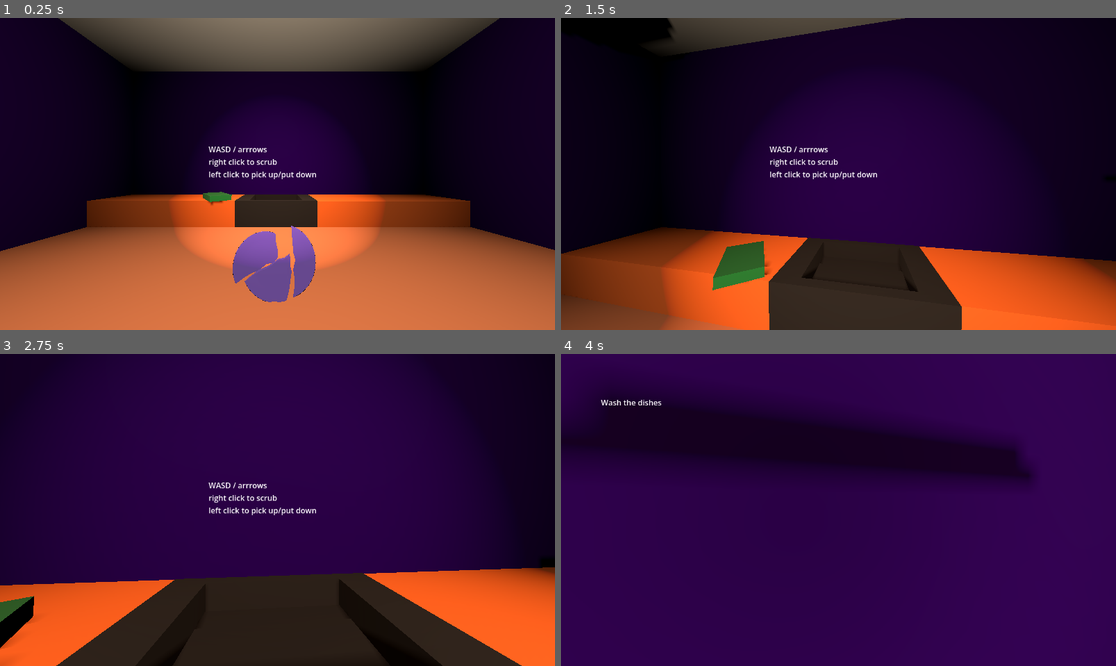
Above: before the commit, frames 1-4 (two rows, left to right).
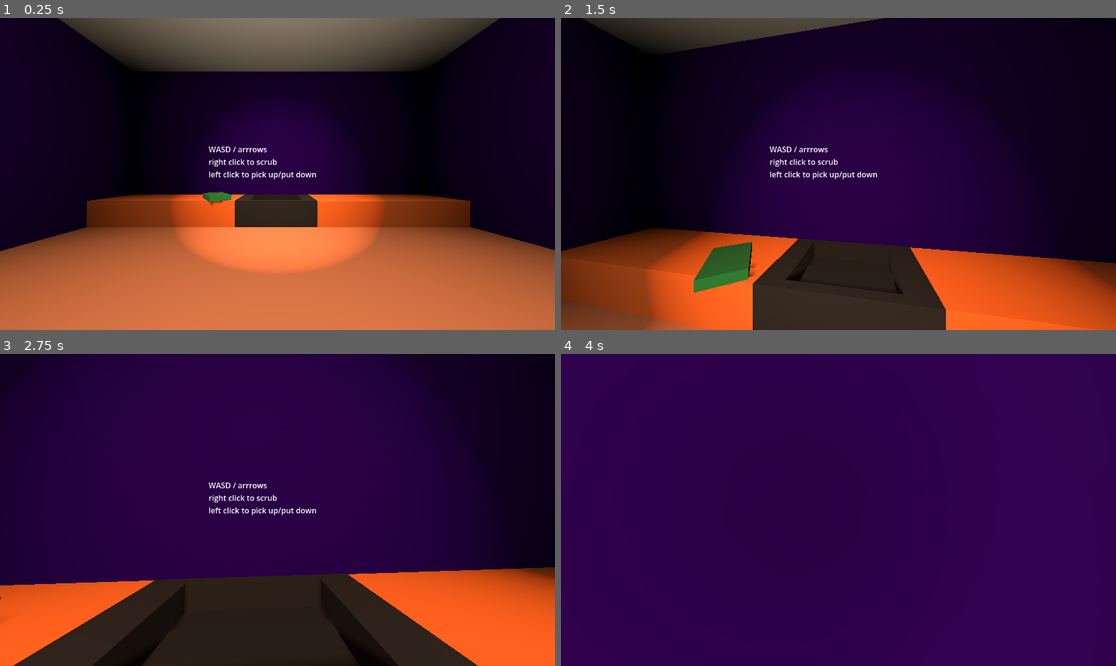
Above: after the commit, the same moments.

Repository: AKM372/STAR-Scholars-Project-2026
Game: Godot game, scene res://world.tscn
Two runs of this game, one before a commit and one after it. Both use one fixed random seed, a clock stepped at 60 frames per second and the inputs below. Sound files missing from this copy of the repository are replaced by a short silence.
Inputs (mouse positions are in pixels of both pictures, inside the frame that each line leads up to):
- Up to frame 1 (0.25 s): no input
- Up to frame 2 (1.5 s): tap Enter at 0.5, 1.25 s; move the mouse to (866, 174) at 0.52 s; hold T (testing) 0.53-1.28 s; hold Up (forward) from 0.53 s (still down); tap Space (jump) at 0.77 s; move the mouse to (810, 174) at 1.27 s; click (810, 174) at 1.35 s
- Up to frame 3 (2.75 s): keep holding Up (forward); tap Space (jump) at 1.52 s; tap T (testing) at 1.55, 2.3 s; tap Enter at 2 s; move the mouse to (288, 503) at 2.02 s; hold Right mouse button (scrub) from 2.03 s (still down)
- Up to frame 4 (4 s): keep holding Up (forward); tap Enter at 2.75 s; move the mouse to (832, 516) at 2.77 s; release Right mouse button (scrub) at 2.78 s; tap T (testing) at 2.85, 3.8 s; tap Space (jump) at 3.02, 3.77 s; move the mouse to (877, 513) at 3.52 s; hold F (throw) from 3.53 s (still down)

The runs differ from the first frame. In frame 1, 2.4% of the frame differs, in the area x 41-57%, y 66-92%; in frame 2, 6.4%; in frame 3, 6.1%; in frame 4, 12%, in the area x 0-85%, y 12-41%.

Commit message:
Sfx
I added voiceover sound effects that are supposed to tell the player what to do. i want the player to feel pressure from them. i also wanted my voice to sound disapproving. i modeled the voice lines to sound like things people have said to me about being non-binary and the way my friends have been recieved by society in their struggles with mental health

Diff:
--- a/plate_script.gd
+++ b/plate_script.gd
@@ -9,6 +9,7 @@
 @onready var outlineMesh: MeshInstance3D = $MeshInstance3D/outlineMesh
 var selected = false
 var outlineWidth = 0.05
+var held := false
 
 #for scrubbing
 var player
@@ -49,7 +50,7 @@
 
 func _process(delta):
 	#checks to see if the plate is being held
-	var held = (player.pickedObject == self)
+	held = (player.pickedObject == self)
 
 	#makes outline not visible when raycast is hitting the plate and it's not held
 	outlineMesh.visible = selected and not held
@@ -99,6 +100,8 @@
 		sponge_touching = false
 
 func _on_ground_detector_body_entered(body: Node3D) -> void:
+	if held:
+		return
 	if linear_velocity.length() > 1.0 and (body.is_in_group("world") or body.is_in_group("dish")):
 		impact_sound.play()
 	if linear_velocity.length() > break_velocity_threshold and (body.is_in_group("world")):
--- a/player.gd
+++ b/player.gd
@@ -109,7 +109,7 @@
 		pickedObject = null
 
 	if event.is_action_pressed('testing'):
-		world._plate_rain()
+		world.play_random_sfx()
 		print('testing')
 
 func _physics_process(delta: float) -> void:
@@ -215,8 +215,7 @@
 		# bigger glitch offset — still fairly common
 		_start_glitch(glitch_min_radius + 0.2, glitch_max_radius)
 	elif random_float < 0.85:
-		# nothing happens this roll
-		pass
+		world.play_random_sfx()
 	elif random_float < 0.92:
 		# blackout + drop — disruptive, less frequent
 		_blackout_and_drop()
--- /dev/null
+++ b/sfx_dialouge.tscn
@@ -0,0 +1,25 @@
+[gd_scene format=3 uid="uid://dc2oq5v6ys733"]
+
+[ext_resource type="AudioStream" uid="uid://bleqvqdiw34qm" path="res://sfx/WashTheDishes.mp3" id="1_anht5"]
+[ext_resource type="AudioStream" uid="uid://ibk4nmak22ho" path="res://sfx/StopMessingAround.mp3" id="2_anht5"]
+[ext_resource type="AudioStream" uid="uid://bh6eqn60fonwl" path="res://sfx/NotEvenTrying.mp3" id="3_rrx5x"]
+[ext_resource type="AudioStream" uid="uid://dmjfxb78gk4b4" path="res://sfx/JustDoTheDishes.mp3" id="4_7g7a1"]
+[ext_resource type="AudioStream" uid="uid://blotb4p1wb735" path="res://sfx/ChoosingNotTo.mp3" id="5_s82p4"]
+
+[node name="SFXDialogue" type="Node" unique_id=943841762]
+
+[node name="WashTheDishes" type="AudioStreamPlayer3D" parent="." unique_id=2033865986]
+stream = ExtResource("1_anht5")
+volume_db = 2.0
+
+[node name="StopMessingAround" type="AudioStreamPlayer3D" parent="." unique_id=2044937941]
+stream = ExtResource("2_anht5")
+
+[node name="NotEvenTrying" type="AudioStreamPlayer3D" parent="." unique_id=491231373]
+stream = ExtResource("3_rrx5x")
+
+[node name="JustDoTheDishes" type="AudioStreamPlayer3D" parent="." unique_id=1846840803]
+stream = ExtResource("4_7g7a1")
+
+[node name="ChoosingNotTo" type="AudioStreamPlayer3D" parent="." unique_id=659495252]
+stream = ExtResource("5_s82p4")
--- a/world.gd
+++ b/world.gd
@@ -3,27 +3,25 @@
 @export var plate: PackedScene
 @onready var plate_markers: Node3D = $PlateMarkers
 var spawn_points: Array[Node3D] = []
-@onready var plate_rain_markers: Node3D = $PlateRainMarkers
-var rain_spawn_points: Array[Node3D] = []
+
 var plates_cleaned := 0
 @onready var instructions: Label = $CanvasLayer/Instructions
 @onready var label: Label = $CanvasLayer/Label
 var rain_active := false
 
+#sfx and dialouge
+@onready var WashTheDishes: AudioStreamPlayer3D = $SFXDialouge/WashTheDishes
+@onready var sfx_dialouge: Node = $SFXDialouge
 
 func _ready() -> void:
-	print()
-	label.hide()
+	WashTheDishes.play()
 	await get_tree().create_timer(3.0).timeout
 	instructions.hide()
-	label.show()
-	for child in plate_markers.get_children():
-		if child is Marker3D:
-			spawn_points.append(child)
-	for child in plate_rain_markers.get_children():
-		if child is Marker3D:
-			rain_spawn_points.append(child)
+	for point in plate_markers.get_children():
+		spawn_points.append(point)
+
 	_spawn_new_plates()
+
 
 func _on_plate_cleaned():
 	plates_cleaned += 1
@@ -71,3 +69,11 @@
 		for dish in dishes:
 			dish.queue_free()
 		_spawn_new_plates()
+
+func play_random_sfx() -> void:
+	var players := []
+	for child in $SFXDialouge.get_children():
+		if child is AudioStreamPlayer3D:
+			players.append(child)
+	if players.size() > 0:
+		players[randi() % players.size()].play()
--- a/world.tscn
+++ b/world.tscn
@@ -3,11 +3,11 @@
 [ext_resource type="Script" uid="uid://12lruquss4bg" path="res://world.gd" id="1_aqk2v"]
 [ext_resource type="PackedScene" uid="uid://dsy42utnjd7xx" path="res://player.tscn" id="2_tlwt5"]
 [ext_resource type="PackedScene" uid="uid://dfq2x8qcjmxh8" path="res://sponge.tscn" id="3_aqk2v"]
+[ext_resource type="PackedScene" uid="uid://dc2oq5v6ys733" path="res://sfx_dialouge.tscn" id="3_ioo17"]
 [ext_resource type="PackedScene" uid="uid://36bodevpebph" path="res://plate.tscn" id="4_036b0"]
 [ext_resource type="ArrayMesh" uid="uid://qu5poco0g2h7" path="res://sink.obj" id="4_aqk2v"]
 [ext_resource type="Script" uid="uid://c6tyrltih4m8m" path="res://door.gd" id="6_dwbse"]
 [ext_resource type="PackedScene" uid="uid://bhtyy3p8e0sks" path="res://background_music.tscn" id="7_pkg7o"]
-[ext_resource type="PackedScene" uid="uid://u7tjrq2rnpy1" path="res://broken_plate.tscn" id="8_gbfbk"]
 
 [sub_resource type="BoxShape3D" id="BoxShape3D_gv5m4"]
 
@@ -196,27 +196,6 @@
 
 [node name="Marker3D3" type="Marker3D" parent="PlateMarkers" unique_id=856997436]
 transform = Transform3D(1, 0, 0, 0, 1, 0, 0, 0, 1, -0.43, 0.783, -8.505)
-
-[node name="PlateRainMarkers" type="Node3D" parent="." unique_id=267091309]
-transform = Transform3D(1, 0, 0, 0, 1, 0, 0, 0, 1, 1.0167174, 0, 2.8857412)
-
-[node name="Marker3D" type="Marker3D" parent="PlateRainMarkers" unique_id=141702048]
-transform = Transform3D(1, 0, 0, 0, 1, 0, 0, 0, 1, -4.1859403, 4.5613604, -4.3330393)
-
-[node name="Marker3D2" type="Marker3D" parent="PlateRainMarkers" unique_id=705499684]
-transform = Transform3D(1, 0, 0, 0, 1, 0, 0, 0, 1, -1.237, 3.8480449, -4.033146)
-
-[node name="Marker3D3" type="Marker3D" parent="PlateRainMarkers" unique_id=1102990957]
-transform = Transform3D(1, 0, 0, 0, 1, 0, 0, 0, 1, 3.1909404, 3.8672533, -7.722343)
-
-[node name="Marker3D4" type="Marker3D" parent="PlateRainMarkers" unique_id=1410035582]
-transform = Transform3D(1, 0, 0, 0, 1, 0, 0, 0, 1, 3.1909404, 3.4714494, -2.9754062)
-
-[node name="Marker3D6" type="Marker3D" parent="PlateRainMarkers" unique_id=135313945]
-transform = Transform3D(1, 0, 0, 0, 1, 0, 0, 0, 1, -6.4868593, 7.12538, -2.9754062)
-
-[node name="Marker3D5" type="Marker3D" parent="PlateRainMarkers" unique_id=204216523]
-transform = Transform3D(0.7759763, -0.6307621, 0, 0.6307621, 0.7759763, 0, 0, 0, 1, 1.0594337, 3.9054508, -2.9754062)
 
 [node name="CanvasLayer" type="CanvasLayer" parent="." unique_id=154761196]
 
@@ -228,13 +207,6 @@
 text = "WASD / arrrows
 right click to scrub
 left click to pick up/put down"
-
-[node name="Label" type="Label" parent="CanvasLayer" unique_id=1039937584]
-offset_left = 83.0
-offset_top = 89.0
-offset_right = 209.0
-offset_bottom = 112.0
-text = "Wash the dishes"
 
 [node name="ColorRect" type="ColorRect" parent="CanvasLayer" unique_id=1601733920]
 offset_right = 1171.0
@@ -275,5 +247,4 @@
 
 [node name="BackgroundMusic" parent="." unique_id=1967050840 instance=ExtResource("7_pkg7o")]
 
-[node name="BrokenPlate" parent="." unique_id=688467520 instance=ExtResource("8_gbfbk")]
-transform = Transform3D(1, 0, 0, 0, 0.567332, -0.8234891, 0, 0.8234891, 0.567332, 0, 1.0183598, -2.34516)
+[node name="SFXDialouge" parent="." unique_id=1286400756 instance=ExtResource("3_ioo17")]
Not shown, added: Adobe Premiere Pro Captured and Generated/STARAudioBites/Audio 1.wav.import
Not shown, added: Adobe Premiere Pro Captured and Generated/STARAudioBites/Audio 1_1.wav.import
Not shown, added: Adobe Premiere Pro Captured and Generated/STARAudioBites/Audio 1_2.wav.import
Not shown, added: Adobe Premiere Pro Captured and Generated/STARAudioBites/Audio 1_3.wav.import
Not shown, added: Adobe Premiere Pro Captured and Generated/STARAudioBites/Audio 1_4.wav.import
Not shown, added: Adobe Premiere Pro Captured and Generated/STARAudioBites/Audio 1_5.wav.import
Not shown, added: Adobe Premiere Pro Captured and Generated/STARAudioBites/Audio 1_6.wav.import
Not shown, added: Adobe Premiere Pro Captured and Generated/STARAudioBites/Audio 2.wav.import
Not shown, added: Adobe Premiere Pro Captured and Generated/STARAudioBites/Audio 2_1.wav.import
Not shown, added: Adobe Premiere Pro Captured and Generated/STARAudioBites/Audio 3.wav.import
Not shown, added: sfx/ChoosingNotTo.mp3.import
Not shown, added: sfx/JustDoTheDishes.mp3.import
(and 25 more such lines)
